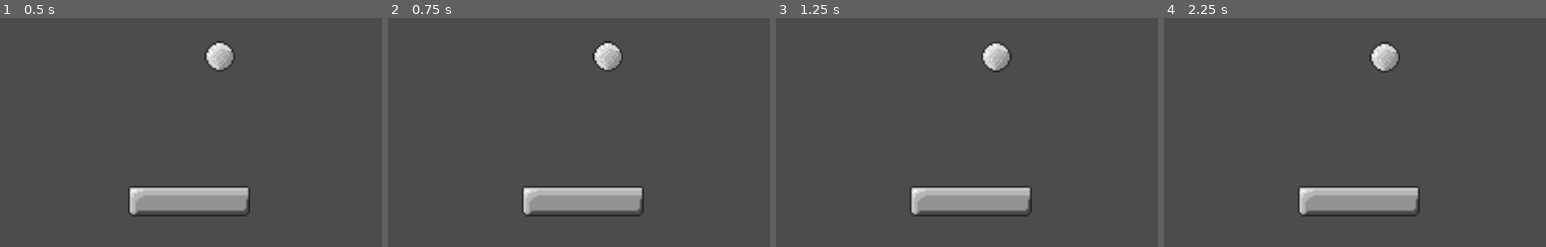
Above: before the commit, frames 1-4 (left to right).
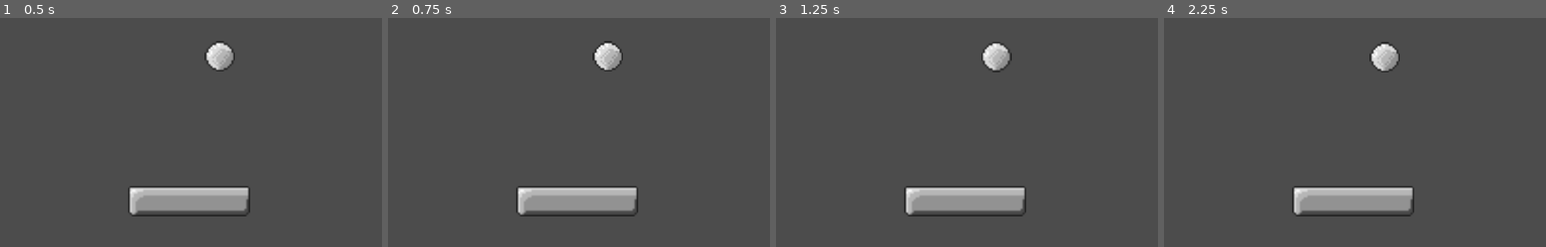
Above: after the commit, the same moments.

Repository: pokeparadox/godotoid
Game: Godot game, scene res://GameState.tscn
The game is run twice, just before and just after one commit, with the same random seed, the same clock (stepped at 60 frames per second) and the same inputs.
Inputs:
- Up to frame 1 (0.5 s): no input
- Up to frame 2 (0.75 s): tap Enter at 0.5 s; hold Right (ui_right) from 0.53 s (still down)
- Up to frame 3 (1.25 s): keep holding Right (ui_right)
- Up to frame 4 (2.25 s): tap Space at 1.25 s; release Right (ui_right) at 1.28 s; hold Left (ui_left) 1.28-2.03 s; tap Enter at 2 s; hold Right (ui_right) from 2.03 s (still down)
The pictures show only the part of the screen within x 17-67%, y 50-100%; the shares and areas given below are measured in that part.

Frame 1 is identical in both runs. In frame 2, 0.6% of the frame differs, in the area x 33-67%, y 73-87%; in frame 3, 0.6%; in frame 4, 0.6%.

Commit message:
Added SFX
Balanced game a little and added sound effects.
Tied ping/pong sound to ball height.
Added death SFX

Diff:
--- a/Ball/Ball.gd
+++ b/Ball/Ball.gd
@@ -30,4 +30,5 @@
 		get_parent().remove_child(collision.collider)
 		emit_signal("BrickHit")
 
+	Global.setBallHeight(position.y)
 	emit_signal("BallHit")
--- a/GameState.gd
+++ b/GameState.gd
@@ -13,3 +13,12 @@
 			brick.position = Vector2((x*40)+halfWidth,y*16+halfHeight)
 			brick.add_to_group("Bricks")
 			add_child(brick)
+
+
+func _on_Ball_BallHit():
+	$Audio.pitch_scale = Global.BallHeight
+	$Audio.play()
+
+
+func _on_Ball_Lose():
+	$Death.play()
--- a/GameState.tscn
+++ b/GameState.tscn
@@ -1,9 +1,11 @@
-[gd_scene load_steps=7 format=2]
+[gd_scene load_steps=9 format=2]
 
 [ext_resource path="res://Ball/Ball.tscn" type="PackedScene" id=1]
 [ext_resource path="res://Paddle/Paddle.tscn" type="PackedScene" id=2]
 [ext_resource path="res://Brick/Brick.tscn" type="PackedScene" id=3]
 [ext_resource path="res://GameState.gd" type="Script" id=4]
+[ext_resource path="res://Sound/ping.wav" type="AudioStream" id=5]
+[ext_resource path="res://Sound/dead.wav" type="AudioStream" id=6]
 
 [sub_resource type="RectangleShape2D" id=1]
 extents = Vector2( 10, 125 )
@@ -51,4 +53,11 @@
 [node name="CollisionShape2D" type="CollisionShape2D" parent="WallR"]
 position = Vector2( -10, 11 )
 shape = SubResource( 1 )
+
+[node name="Audio" type="AudioStreamPlayer2D" parent="."]
+stream = ExtResource( 5 )
+
+[node name="Death" type="AudioStreamPlayer2D" parent="."]
+stream = ExtResource( 6 )
+[connection signal="BallHit" from="Ball" to="." method="_on_Ball_BallHit"]
 [connection signal="Lose" from="Ball" to="." method="_on_Ball_Lose"]
--- /dev/null
+++ b/Global.gd
@@ -0,0 +1,8 @@
+extends Node
+
+
+# Declare member variables here. Examples:
+var BallHeight = 1
+
+func setBallHeight(screenHeight):
+	BallHeight = 1 + ((OS.get_screen_size().y-screenHeight)/OS.get_screen_size().y)*3
--- a/Paddle/Paddle.gd
+++ b/Paddle/Paddle.gd
@@ -1,12 +1,12 @@
 extends KinematicBody2D
 
 # Declare member variables here. Examples:
-export var moveRate = 90.0
+export var moveRate = 0.05
 var movementDirection = 0
 
 # Called every frame. 'delta' is the elapsed time since the previous frame.
 func _process(delta):
-	move_and_collide(Vector2(movementDirection * moveRate * delta, 0))
+	move_and_collide(Vector2(movementDirection * moveRate, 0))
 
 func _input(event):
 	if(event.is_action("ui_left") && !event.is_action_released("ui_left")):
--- a/project.godot
+++ b/project.godot
@@ -19,6 +19,10 @@
 run/main_scene="res://GameState.tscn"
 config/icon="res://icon.png"
 
+[autoload]
+
+Global="*res://Global.gd"
+
 [display]
 
 window/size/width=400
Not shown, added: Brick/clink.wav.import
Not shown, added: Brick/pong.wav.import
Not shown, added: Paddle/ping.wav.import
Not shown, added: Sound/clink.wav.import
Not shown, added: Sound/dead.wav.import
Not shown, added: Sound/ping.wav.import
Not shown, added: Sound/clink.wav
Not shown, added: Sound/dead.wav
Not shown, added: Sound/ping.wav
